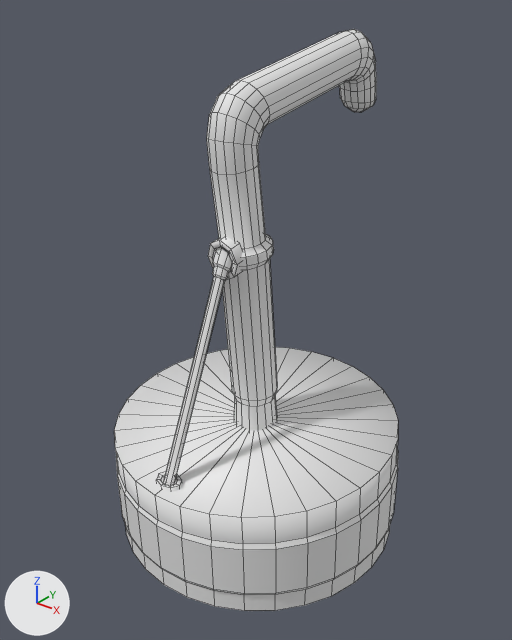
Renders of the FBX model Assets/Art/Models/Components/Ziplines/ZiplineCeiling.fbx from each side of a commit.
Before and after are seen from a 50 mm camera at (1.46, -1.84, 2.01) aimed at (-0.02, 0.01, 0.86). Arrows for +X, +Y and +Z are at lower left; the lights stay in place. Mesh edges are drawn as thin lines.

In view in the first picture: 'ZiplineCeiling_low'.
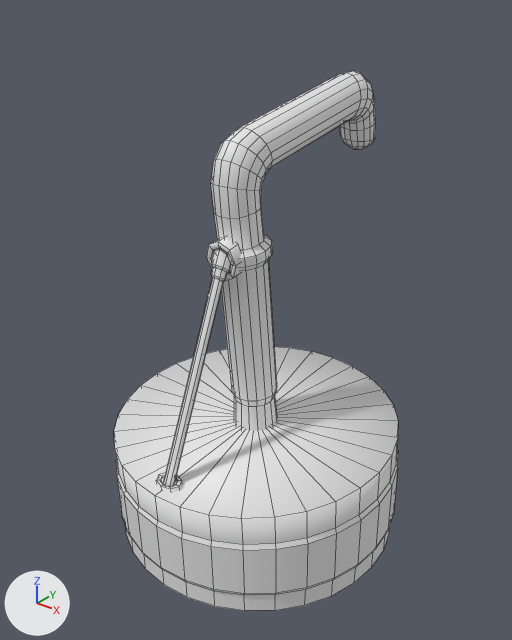
Where the newer file only moved an object's origin or applied its transform, the numbers keep the older frame.

The change, as a diff of the scene's bpy script:
```diff
--- a/Assets/Art/Models/Components/Ziplines/ZiplineCeiling.fbx.py
+++ b/Assets/Art/Models/Components/Ziplines/ZiplineCeiling.fbx.py
@@ me_ziplineceiling_low_001 @@
 # used by ob_ziplineceiling_low; location = (0.0, 0.0, 0.0)
-me_ziplineceiling_low_001.from_pydata(...)  # 651 vertices, 592 faces; spans x -0.56..0.56, y -0.56..0.67, z 0.0..1.84
+me_ziplineceiling_low_001.from_pydata(...)  # 651 vertices, 592 faces; spans x -0.56..0.56, y -0.56..0.68, z 0.0..1.69
+# me_ziplineceiling_low_001 part 1: 111 of the vertices in x -0.08..0.08, y 0.49..0.67, z 1.53..1.81 are moved by (0.0, 0.01, -0.15)
+# me_ziplineceiling_low_001 part 2: 78 of the vertices in x -0.08..0.08, y -0.21..0.0, z 1.46..1.72 are moved by (0.0, 0.01, -0.14)
+# me_ziplineceiling_low_001 part 3: 10 of the vertices in x -0.06..0.06, y 0.5..0.56, z 1.81..1.84 are moved by (0.0, 0.01, -0.14)
```

Boxes (x1, y1, x2, y2) around the edits, measured in the pictures (512 x 640 px; the box of a moved part takes in the faces that stretch with it):
'ZiplineCeiling_low', reshaped (7% shorter): before (114, 29, 398, 611); after (114, 71, 398, 611)
part 1 of me_ziplineceiling_low_001, moved or reshaped: before (339, 47, 376, 112); after (340, 88, 376, 150)
part 2 of me_ziplineceiling_low_001, moved or reshaped: before (207, 49, 362, 175); after (211, 90, 361, 219)
part 3 of me_ziplineceiling_low_001, moved or reshaped: before (237, 29, 373, 97); after (240, 71, 372, 144)
